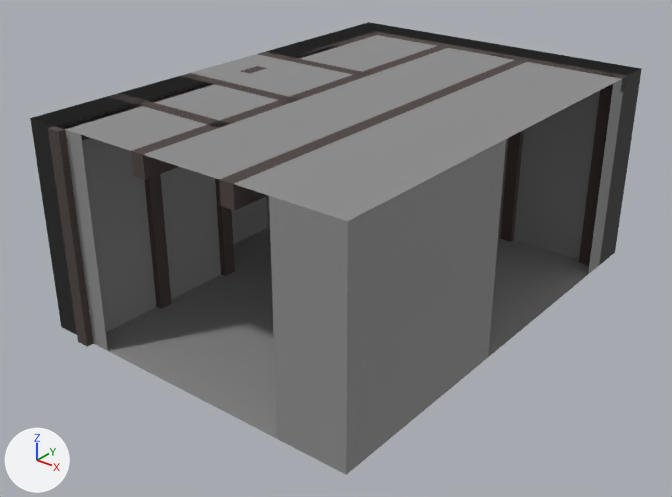
The glTF model DungeonGame/res/level/room/level1/study_alcove/study_alcove.gltf as it was, and as the next commit left it.
One viewpoint serves both versions: a 50 mm lens placed at (9.91, -13.32, 6.59), pointed at (2.46, -4.0, 0.82). The axes (+X, +Y, +Z) are drawn at lower left. The lights are the same throughout. Where no turn or scale is listed for an object, it has been applied to the vertices.
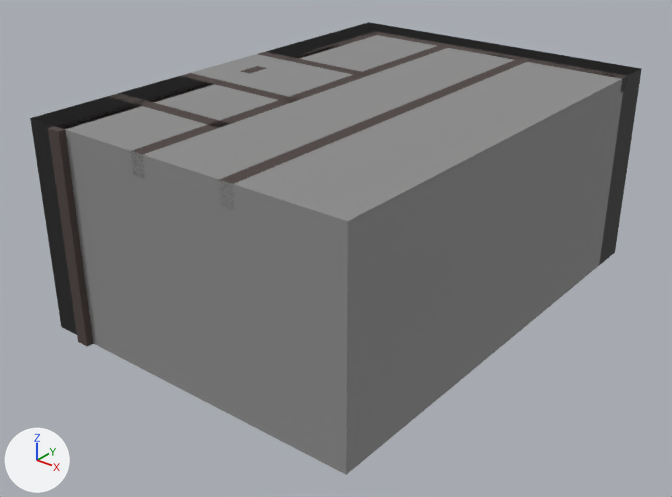
What differs and where, as boxes (x1, y1, x2, y2) in the pictures (672 x 497 px):
'DoorwayCover1', added
    after: (81, 135, 277, 439)
'DoorwayCover0', added
    after: (488, 84, 613, 357)
'Cube.002', unchanged, covered by the edit
    both: (30, 22, 642, 347)

The change, as a diff of the scene's bpy script:
```diff
--- a/DungeonGame/res/level/room/level1/study_alcove/study_alcove.gltf.py
+++ b/DungeonGame/res/level/room/level1/study_alcove/study_alcove.gltf.py
@@ me_cube_002 @@
+me_cube_002.from_pydata([(1.0, -7.0, 0.0), (1.0, -7.0, 3.0), (4.0, -7.0, 3.0), (4.0, -7.0, 0.0)], [], [(3, 0, 1), (3, 1, 2)])
+me_cube_002.materials.append(mat_material_001)  # grey #8d8d8d
@@ me_cube_001 @@
+me_cube_001.from_pydata([(5.0, -4.0, 0.0), (5.0, -4.0, 3.0), (5.0, -1.0, 3.0), (5.0, -1.0, 0.0)], [], [(3, 0, 1), (3, 1, 2)])
+me_cube_001.materials.append(mat_material_001)  # grey #8d8d8d
@@ ob_doorwaycover1 @@
+ob_doorwaycover1 = bpy.data.objects.new('DoorwayCover1', me_cube_002)
+ob_doorwaycover1.location = (0.0, 0.0, 0.0)
@@ ob_doorwaycover0 @@
+ob_doorwaycover0 = bpy.data.objects.new('DoorwayCover0', me_cube_001)
+ob_doorwaycover0.location = (0.0, 0.0, 0.0)
```
